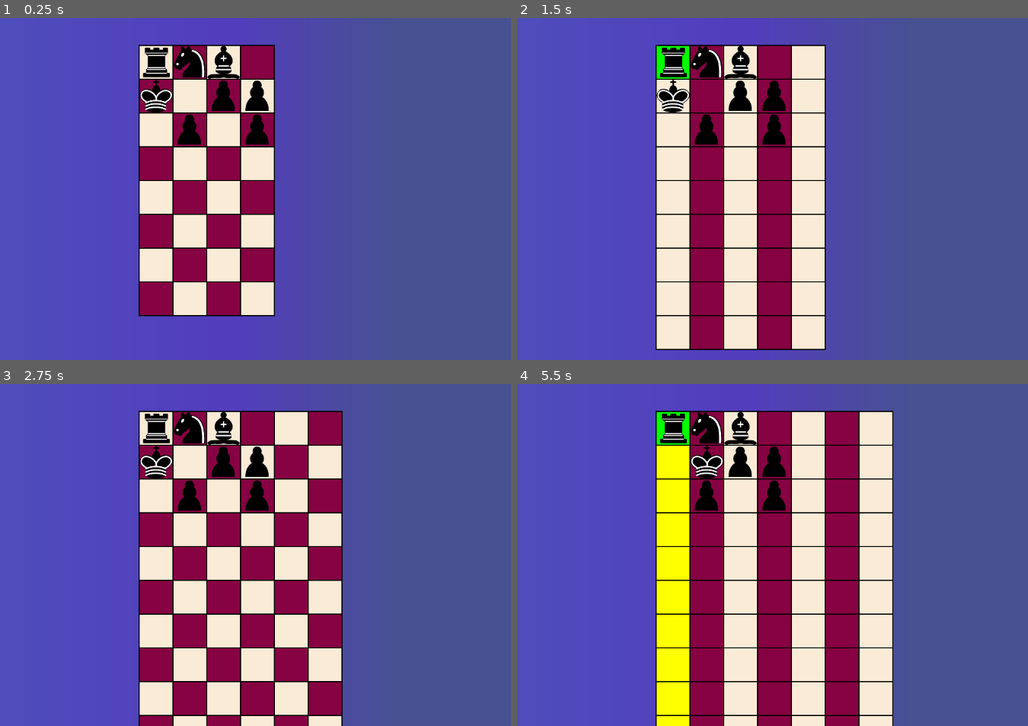
Above: before the commit, frames 1-4 (two rows, left to right).
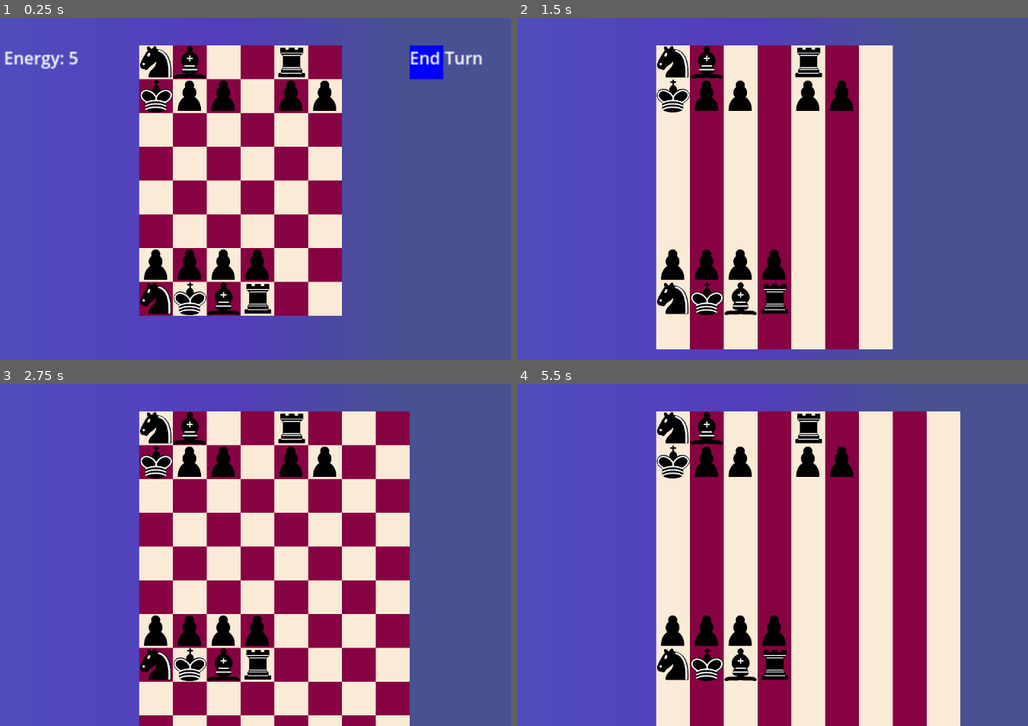
Above: after the commit, the same moments.

Repository: Brocktho/ChessLike
Game: Godot game, scene res://src/Board.tscn
Two runs of this game, one before a commit and one after it. Both use one fixed random seed, a clock stepped at 60 frames per second and the inputs below.
Inputs (mouse positions are in pixels of both pictures, inside the frame that each line leads up to):
- Up to frame 1 (0.25 s): no input
- Up to frame 2 (1.5 s): tap Enter at 0.5 s; move the mouse to (675, 62) at 0.52 s; hold Right (ui_right) 0.53-1.28 s; tap H at 0.6 s; click (675, 62) at 0.67 s; tap R at 0.8, 1.35 s; tap Space at 1.25 s; move the mouse to (706, 62) at 1.27 s; hold Down (ui_down) from 1.28 s (still down); click (706, 62) at 1.42 s
- Up to frame 3 (2.75 s): tap B at 1.55, 2.1 s; tap Enter at 2 s; move the mouse to (224, 428) at 2.02 s; release Down (ui_down) at 2.03 s; hold Right (ui_right) from 2.03 s (still down); click (224, 428) at 2.17 s; tap Q at 2.3 s
- Up to frame 4 (5.5 s): tap Space at 2.75, 4.25 s; move the mouse to (772, 428) at 2.77 s; release Right (ui_right) at 2.78 s; hold Up (ui_up) 2.78-3.53 s; tap Q at 2.85 s; click (772, 428) at 2.92 s; tap P at 3.05, 3.6 s; tap Enter at 3.5 s; move the mouse to (675, 462) at 3.52 s; hold Left (ui_left) 3.53-5.03 s; click (675, 462) at 3.67 s; tap K at 3.8, 4.35 s; move the mouse to (706, 462) at 4.27 s; click (706, 462) at 4.42 s; tap H at 4.55, 5.1 s; move the mouse to (741, 462) at 5.02 s; hold Down (ui_down) from 5.03 s (still down); click (741, 462) at 5.17 s; tap R at 5.3 s

The runs differ from the first frame. In frame 1, 18% of the frame differs, in the area x 0-95%, y 7-88%; in frame 2, 20%; in frame 3, 21%; in frame 4, 26%, in the area x 27-87%, y 7-100%.

Commit message:
new stuff

Diff:
--- a/Globals.gd
+++ b/Globals.gd
@@ -2,21 +2,20 @@
 
 const directions : Array = [Vector2(1,0),Vector2(0,1),Vector2(-1,0),Vector2(0,-1)]
 const diags : Array = [Vector2(1,1), Vector2(1,-1), Vector2(-1,1), Vector2(-1,-1)]
+const clear = "TRANSPARENT"
 
 # Y is length
 @export var board_length = 8
 var l_edge = board_length - 1
 
 # X is width
-@export var board_width = 4
+@export var board_width = 6
 var w_edge = board_width - 1
 @export var scale = 0.213
 
-# Called when the node enters the scene tree for the first time.
-func _ready():
-	pass # Replace with function body.
 
-
-# Called every frame. 'delta' is the elapsed time since the previous frame.
-func _process(delta):
-	pass
+# Center a div (lol)
+# block.anchor_left = 0.5
+# block.anchor_top = 0.5
+# block.anchor_right = 0.5
+# block.anchor_bottom = 0.5
--- a/src/Board.gd
+++ b/src/Board.gd
@@ -1,5 +1,7 @@
 class_name Board
 extends Node2D
+
+signal noEnergy(force: bool)
 
 @export var white: Color = Color("ANTIQUE_WHITE")  # Square color
 @export var grey: Color = Color("DARK_SLATE_GRAY")  # Square color
@@ -29,11 +31,23 @@
 const bishop = "Bishop";
 const rook = "Rook";
 
+var player_turn = -1
+var max_energy = 5
+var energy = 5
+
+var initializing = true
+
 var player_pieces: Dictionary = {}
 
-var highlights: Array
+var highlights: Array[Tile]
 
 var selected_piece : Piece
+
+var progress_tile: Tile
+var progress_text: Label
+var energy_UI: Label
+
+const draw_order = [[horses, horse], [kings, king], [bishops, bishop], [rooks, rook],]
 
 func rng_x():
 	return rng.randi_range(0, Globals.w_edge)
@@ -47,9 +61,34 @@
 		var pos = Vector2(rng_x(), rng_y(back, front))
 		success = create_piece(type, dict_key, pos, alignment)
 
+func place_player_pieces():
+	for y in 2:
+		for x in 4:
+			var pos = Vector2(x, Globals.l_edge - y)
+			if y == 0:
+				var this_piece = draw_order[x]
+				create_piece(this_piece[0], this_piece[1], pos, -1)
+			else:
+				create_piece(pawns, pawn, pos, -1)
+
+func create_label(node: Node, text: String = "End Turn"):
+	var label = Label.new()
+	label.text = text
+	label.position = Vector2(0, 0)
+	node.add_child(label)
+	return label
+
 func init():
 	draw_board()
-	var odd = false;
+	if initializing:
+		var en = create_tile(Vector2(-4, 0), Color(Globals.clear), false)
+		energy_UI = create_label(en, "Energy: " + str(energy))
+		var t = create_tile(Vector2(Globals.board_width + 2, 0), Color("BLUE"), false)
+		progress_text = create_label(t)
+		t.interactable = true
+		t.connect("pressed", handle_progress)
+		progress_tile = t
+	place_player_pieces()
 	must_create(rooks, rook, 0, 1)
 	must_create(bishops, bishop, 0, 1)
 	must_create(horses, horse, 0, 1)
@@ -59,6 +98,7 @@
 
 func respawn():
 	grid = {}
+	player_pieces = {}
 	var children = get_children()
 	for child in children:
 		if child is Camera2D:
@@ -68,6 +108,7 @@
 	init()
 
 func destroy():
+	player_pieces = {}
 	var children = get_children()
 	for child in children:
 		if child is Tile:
@@ -104,16 +145,24 @@
 	remove_child(node)
 	node.queue_free()
 
+func update_energy(new_val):
+	if new_val is Callable:
+		energy = new_val.call(energy)
+	else:
+		energy = new_val
+	energy_UI.text = "Energy: " + str(energy)
+	if energy <= 0:
+		noEnergy.emit()
+
 func move_piece(piece: Piece, pos: Vector2, interaction: int = 0):
 	clear_highlights()
-	piece.position = Vector2(pos[0] * 32 + center[0], pos[1] * 32 + center[1])
 	grid.erase(str(piece.current_pos[0]) + str(piece.current_pos[1]))
-	piece.current_pos = pos
 	grid[str(pos[0]) + str(pos[1])] = piece
+	piece.move(pos, interaction)
 	if interaction != 0:
-		piece.exhausted = true
-
-func add_player_piece(piece: Sprite2D, type):
+		update_energy(func(x): return x - 1)
+
+func add_player_piece(piece: Sprite2D, type: String):
 	var prev_pieces = []
 	if type in player_pieces:
 		prev_pieces = player_pieces[type]
@@ -121,17 +170,19 @@
 	prev_pieces.append(piece)
 	player_pieces[type] = prev_pieces
 
-func create_piece(type: PackedScene, dict_key, pos: Vector2 = Vector2(0,0), alignment : int = 1):
+func create_piece(type: PackedScene, dict_key: String, pos: Vector2 = Vector2(0,0), alignment : int = 1):
 	var x = pos[0]
 	var y = pos[1]
 	if(str(x) + str(y) in grid):
 		return false;
 	var new_piece = type.instantiate().init(pos, alignment)
 	move_piece(new_piece, new_piece.current_pos)
+	self.connect("noEnergy", new_piece.exhaust)
+	new_piece.connect("pressed", handle_piece_click)
 	grid[str(x) + str(y)] = new_piece
 	add_child(new_piece)
-	#if alignment != 1:
-	add_player_piece(new_piece, dict_key)
+	if alignment != 1:
+		add_player_piece(new_piece, dict_key)
 	return true;
 
 func draw_board():
@@ -145,19 +196,19 @@
 			else:
 				create_tile(Vector2(x, y), grey, false)
 
-func create_tile(pos: Vector2, color: Color, temp: bool, ):
-	var t = tile.instantiate().init(pos, temp)
-	t.position = Vector2(pos[0] * 32, pos[1] * 32)
+func create_tile(pos: Vector2, color: Color, temp: bool):
+	var t = tile.instantiate().init(pos, temp, temp)
 	t.color = color
 	add_child(t)
 	if (temp):
-		t.connect("pressed", handleHighlightClick)
+		t.connect("pressed", handle_highlight_click)
 		highlights.append(t)
+	return t
 
 func draw_moves(moves_array: Array, keyboard: bool, selected: Vector2):
 	clear_highlights()
 	if keyboard:
-		create_tile(selected, select_color, true)
+		create_tile(selected, select_color, true).disconnect("pressed", handle_highlight_click)
 	for moves in moves_array:
 		for move in moves:
 			if move is Vector2:
@@ -178,9 +229,26 @@
 		if(pieces.size() > 0):
 			var next_piece = pieces[last_index % pieces.size()]
 			if next_piece:
-				selected_piece = next_piece
-				next_piece.possible_moves()
-				draw_moves(next_piece.available_moves, true, next_piece.current_pos)
+				handle_moves(next_piece)
+
+func handle_moves(piece: Piece):
+	selected_piece = piece
+	piece.possible_moves()
+	draw_moves(piece.available_moves, false, piece.current_pos)
+
+func handle_piece_click(piece: Piece):
+	if initializing:
+		pass
+	else:
+		handle_moves(piece)
+
+func change_turn():
+	player_turn *= -1
+
+func handle_progress():
+	if initializing:
+		initializing = false
+	change_turn()
 
 func _input(event):
 	if event is InputEventKey and event.pressed:
@@ -201,6 +269,9 @@
 		if event.keycode == KEY_BACKSPACE:
 			respawn()
 
-func handleHighlightClick(pos: Vector2):
+func handle_highlight_click(pos: Vector2):
+	var type = 1
+	if initializing:
+		type = 0
 	if selected_piece:
-		move_piece(selected_piece, pos, 1)
+		move_piece(selected_piece, pos, type)
--- a/src/Pieces/Piece.gd
+++ b/src/Pieces/Piece.gd
@@ -1,9 +1,11 @@
 class_name Piece
 extends Sprite2D
 
+signal pressed(node: Piece)
+
 var available_moves: Array
 var current_pos = Vector2(3, 3)
-var board = self.get_parent()
+var board : Board
 var alignment = 1;
 var exhausted = false;
 
@@ -102,17 +104,37 @@
 
 func init(pos: Vector2, alignment: int = 1):
 	current_pos = pos
-	self.alignment = alignment
+	alignment = alignment
 	return self
+
+func create_click_box():
+	var block : Tile = board.tile.instantiate().init(Vector2(0,0), true, false).center_self()
+	block.scale = Vector2(1/Globals.scale, 1/Globals.scale)
+	block.color = Color(Globals.clear)
+	block.connect("pressed", focused)
+	add_child(block)
+	block.position = -0.5 * block.get_parent_area_size()
 
 
 # Called when the node enters the scene tree for the first time.
 func _ready():
-	self.board = self.get_parent()
-	self.z_index = 1
-	self.scale = Vector2(Globals.scale, Globals.scale)
-	pass # Replace with function body.
+	board = get_parent()
+	z_index = 1
+	scale = Vector2(Globals.scale, Globals.scale)
+	create_click_box()
 
+func focused(pos: Vector2):
+	pressed.emit(self)
+	print("Pressed")
+
+func exhaust(force: bool = false):
+	exhausted = true
+
+func move(pos:Vector2, interaction: int = 0):
+	current_pos = pos
+	position = pos * 32 + board.center
+	if interaction != 0:
+		exhaust()
 
 # Called every frame. 'delta' is the elapsed time since the previous frame.
 func _process(delta):
--- a/src/Tile.gd
+++ b/src/Tile.gd
@@ -6,13 +6,34 @@
 var interactable = true
 var current_pos = Vector2(0,0)
 
-func init(pos: Vector2, interactable: bool):
+func center_self():
+	anchor_left = 0.5
+	anchor_top = 0.5
+	anchor_right = 0.5
+	anchor_bottom = 0.5
+	return self
+
+func add_border():
+	var ref = ReferenceRect.new()
+	ref.mouse_filter = Control.MOUSE_FILTER_IGNORE
+	ref.z_index = 2
+	ref.border_color = Color("BLACK")
+	ref.border_width = 1
+	ref.editor_only = false
+	ref.get_parent_area_size()
+	add_child(ref)
+
+func init(pos: Vector2, can_interact: bool, border: bool = true):
 	current_pos = pos
-	interactable = interactable
+	if border:
+		add_border()
+
+	interactable = can_interact
+	position = pos * 32
 	if not interactable:
 		mouse_filter = Control.MOUSE_FILTER_IGNORE
 	else:
-		mouse_filter = Control.MOUSE_FILTER_STOP
+		mouse_filter = Control.MOUSE_FILTER_PASS
 		mouse_default_cursor_shape = Control.CURSOR_POINTING_HAND
 
 	return self
--- a/src/Tile.tscn
+++ b/src/Tile.tscn
@@ -8,12 +8,3 @@
 offset_bottom = 24.0
 mouse_filter = 1
 script = ExtResource("1_sbwuj")
-
-[node name="ReferenceRect" type="ReferenceRect" parent="."]
-z_index = 1
-layout_mode = 0
-offset_right = 32.0
-offset_bottom = 32.0
-mouse_filter = 1
-border_color = Color(0, 0, 0, 1)
-editor_only = false
